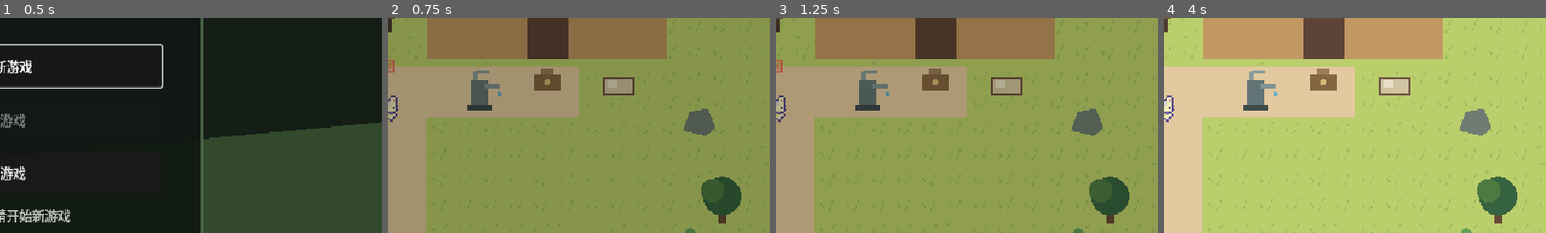
Above: before the commit, frames 1-4 (left to right).
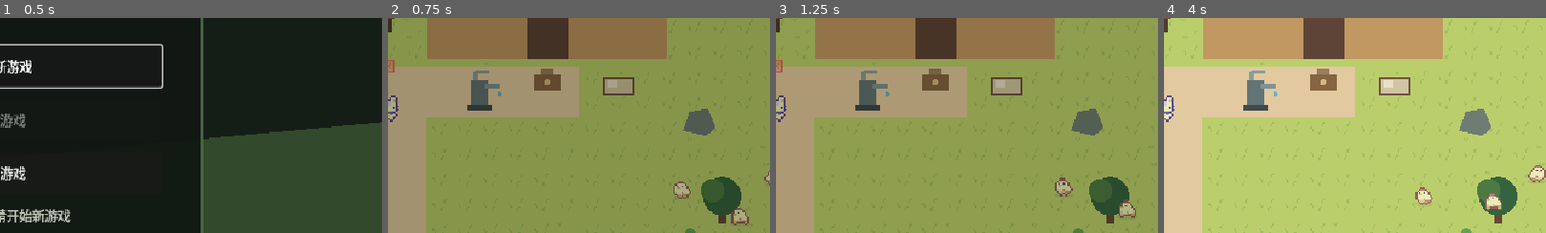
Above: after the commit, the same moments.

Repository: fanfanhappy/zombie-farm-survival
Game: Godot game, scene res://scenes/ui/main_menu.tscn
The game is run twice, just before and just after one commit, with the same random seed, the same clock (stepped at 60 frames per second) and the same inputs.
Inputs:
- Up to frame 1 (0.5 s): no input
- Up to frame 2 (0.75 s): click "开始新游戏" at 0.5 s
- Up to frame 3 (1.25 s): no input
- Up to frame 4 (4 s): click "×1" at 1.25 s; click "×1" at 2 s; click "×1" at 2.75 s; click "4" at 3.5 s
The pictures show only the part of the screen within x 50-100%, y 31-81%; the shares and areas given below are measured in that part.

Frame 1 is identical in both runs. In frame 2, 0.6% of the frame differs, in the area x 74-100%, y 71-97%; in frame 3, 0.5%; in frame 4, 0.8%, in the area x 65-100%, y 68-90%.

Commit message:
新增基础养鸡与每日产蛋功能

Diff:
--- a/data/items/item_catalog.json
+++ b/data/items/item_catalog.json
@@ -133,6 +133,13 @@
     "stack_limit": 50,
     "sort_order": 41
   },
+  "egg": {
+    "name": "鸡蛋",
+    "description": "母鸡每天可能产出的新鲜食材，后续可用于烹饪。",
+    "category": "ingredient",
+    "stack_limit": 30,
+    "sort_order": 42
+  },
   "potato_seed": {
     "name": "土豆种子",
     "description": "在开垦过的农田格中播种。",
--- a/scripts/core/game_controller.gd
+++ b/scripts/core/game_controller.gd
@@ -97,6 +97,7 @@
 	for trap in get_tree().get_nodes_in_group("snare_traps"): trap.queue_free()
 	for ground_item in get_tree().get_nodes_in_group("ground_items"): ground_item.queue_free()
 	for plot in get_tree().get_nodes_in_group("farm_plots"): (plot as FarmPlot).reset_for_new_game()
+	for chicken in get_tree().get_nodes_in_group("chickens"): (chicken as Chicken).reset_for_new_game()
 	inventory.reset_for_new_game(STARTING_ITEMS)
 	inventory.assign_hotbar_item(0, "wooden_club")
 	inventory.assign_hotbar_item(1, "stone_hoe")
@@ -420,6 +421,10 @@
 	for row in 12:
 		for column in 24:
 			var plot := FarmPlot.new(); plot.position = Vector2(224 + column * FarmPlot.CELL_SIZE, 448 + row * FarmPlot.CELL_SIZE); add_child(plot)
+	for chicken_data in [[Vector2(1010, 555), 0], [Vector2(1080, 590), 1], [Vector2(1125, 535), 0]]:
+		var chicken := Chicken.new()
+		chicken.setup(chicken_data[0], chicken_data[1])
+		add_child(chicken)
 	var workbench := CraftingStation.new(); workbench.position = Vector2(625, 330); add_child(workbench); workbench.setup("workbench")
 	var kitchen := CraftingStation.new(); kitchen.position = Vector2(1040, 325); add_child(kitchen); kitchen.setup("kitchen")
 	var sleep_point := SleepPoint.new(); sleep_point.position = Vector2(930, 425); add_child(sleep_point)
@@ -544,6 +549,8 @@
 	data["version"] = 17
 	data["snare_traps"] = _serialize_snare_traps()
 	data["watering_can_water"] = watering_can_water
+	data["chickens"] = _serialize_chickens()
+	data["version"] = 18
 	show_message("游戏已保存" if SaveSystem.save_game(data) else "保存失败")
 
 
@@ -577,6 +584,7 @@
 	_restore_snare_traps(data.get("snare_traps", []))
 	_restore_ground_items(data.get("ground_items", []))
 	_restore_farm_plots(data.get("farm_plots", []))
+	_restore_chickens(data.get("chickens", []))
 	kills = int(data.get("kills", 0)); hordes_survived = int(data.get("hordes_survived", 0))
 	objective_system.restore_save_data(data.get("objectives", {}))
 	_update_hud(); show_message("存档已读取")
@@ -654,6 +662,20 @@
 	for node in get_tree().get_nodes_in_group("ground_items"):
 		result.append((node as GroundItem).create_save_data())
 	return result
+
+
+func _serialize_chickens() -> Array[Dictionary]:
+	var result: Array[Dictionary] = []
+	for node in get_tree().get_nodes_in_group("chickens"):
+		result.append((node as Chicken).create_save_data())
+	return result
+
+
+func _restore_chickens(saved_chickens: Array) -> void:
+	var chickens := get_tree().get_nodes_in_group("chickens")
+	for index in mini(saved_chickens.size(), chickens.size()):
+		if saved_chickens[index] is Dictionary:
+			(chickens[index] as Chicken).restore_save_data(saved_chickens[index])
 
 
 func _restore_ground_items(saved_items: Array) -> void:
@@ -855,6 +877,7 @@
 	night_spawned = false
 	for remaining_zombie in get_tree().get_nodes_in_group("zombies"): remaining_zombie.queue_free()
 	for plot in get_tree().get_nodes_in_group("farm_plots"): plot.advance_day()
+	for chicken in get_tree().get_nodes_in_group("chickens"): chicken.advance_day()
 	weather_system.choose_weather_for_day(day)
 	if bool(weather_system.get_current_data().get("waters_crops", false)):
 		for plot in get_tree().get_nodes_in_group("farm_plots"): plot.water_from_rain()
--- a/scripts/ui/inventory_ui.gd
+++ b/scripts/ui/inventory_ui.gd
@@ -10,6 +10,7 @@
 const TOOL_ICON_TEXTURE := preload("res://assets/art/ui/icons/item_tool_material_icons.png")
 const FARMING_ICON_TEXTURE := preload("res://assets/art/ui/icons/item_farming_icons.png")
 const FOOD_ICON_TEXTURE := preload("res://assets/art/ui/icons/item_food_icons.png")
+const EGG_ICON_TEXTURE := preload("res://assets/art/characters/egg_and_nest.png")
 
 
 class DraggableItemSlot extends Button:
@@ -279,6 +280,7 @@
 		"scrap": return _create_atlas_icon(TOOL_ICON_TEXTURE, Vector2i(3, 2))
 		"potato": return _create_atlas_icon(FARMING_ICON_TEXTURE, Vector2i(0, 0))
 		"carrot": return _create_atlas_icon(FARMING_ICON_TEXTURE, Vector2i(1, 1))
+		"egg": return _create_atlas_icon(EGG_ICON_TEXTURE, Vector2i(0, 0))
 		"potato_seed": return _create_atlas_icon(FARMING_ICON_TEXTURE, Vector2i(0, 8))
 		"carrot_seed": return _create_atlas_icon(FARMING_ICON_TEXTURE, Vector2i(1, 8))
 		"herb", "herb_seed": return _create_atlas_icon(FARMING_ICON_TEXTURE, Vector2i(0, 5))
--- /dev/null
+++ b/scripts/world/animals/chicken.gd
@@ -0,0 +1,98 @@
+class_name Chicken
+extends CharacterBody2D
+
+const CHICKEN_TEXTURE := preload("res://assets/art/characters/free_chicken_sprites.png")
+const ROAM_RADIUS := 54.0
+
+var home_position := Vector2.ZERO
+var roam_target := Vector2.ZERO
+var decision_time := 0.0
+var egg_ready := false
+var animation_time := 0.0
+var chicken_index := 0
+var sprite: Sprite2D
+
+
+func setup(at_position: Vector2, index: int) -> void:
+	position = at_position
+	home_position = at_position
+	roam_target = at_position
+	chicken_index = index
+
+
+func _ready() -> void:
+	add_to_group("chickens")
+	add_to_group("interactables")
+	add_to_group("mouse_action_targets")
+	z_index = 3
+	sprite = Sprite2D.new()
+	sprite.texture = CHICKEN_TEXTURE
+	sprite.hframes = 4
+	sprite.vframes = 2
+	sprite.scale = Vector2(2.0, 2.0)
+	sprite.texture_filter = CanvasItem.TEXTURE_FILTER_NEAREST
+	add_child(sprite)
+	_choose_next_target()
+
+
+func _physics_process(delta: float) -> void:
+	decision_time -= delta
+	animation_time += delta
+	if decision_time <= 0.0 or global_position.distance_to(roam_target) < 3.0:
+		_choose_next_target()
+	var direction := global_position.direction_to(roam_target)
+	velocity = direction * 18.0
+	move_and_slide()
+	if absf(direction.x) > 0.05:
+		sprite.flip_h = direction.x < 0.0
+	sprite.frame = chicken_index % 2 * 4 + (int(animation_time * 3.0) % 2)
+
+
+func get_interaction_prompt() -> String:
+	return "左键/E 收取鸡蛋" if egg_ready else "母鸡今天还没有产蛋"
+
+
+func get_stamina_cost() -> float:
+	return 0.0
+
+
+func can_interact(game: Node) -> bool:
+	if egg_ready:
+		return true
+	game.show_message("母鸡今天还没有产蛋")
+	return false
+
+
+func interact(game: Node) -> void:
+	if not egg_ready:
+		return
+	if not game.can_add_resource("egg", 1):
+		game.show_message("背包已满，暂时无法收取鸡蛋")
+		return
+	egg_ready = false
+	game.add_resource("egg", 1)
+
+
+func advance_day() -> void:
+	egg_ready = true
+
+
+func reset_for_new_game() -> void:
+	position = home_position
+	roam_target = home_position
+	egg_ready = false
+
+
+func create_save_data() -> Dictionary:
+	return {"x": position.x, "y": position.y, "egg_ready": egg_ready}
+
+
+func restore_save_data(data: Dictionary) -> void:
+	position = Vector2(float(data.get("x", home_position.x)), float(data.get("y", home_position.y)))
+	roam_target = position
+	egg_ready = bool(data.get("egg_ready", false))
+
+
+func _choose_next_target() -> void:
+	decision_time = randf_range(1.5, 3.5)
+	roam_target = home_position + Vector2(randf_range(-ROAM_RADIUS, ROAM_RADIUS), randf_range(-ROAM_RADIUS, ROAM_RADIUS))
Not shown, added: scripts/world/animals/chicken.gd.uid
Not shown, changed: README.md
